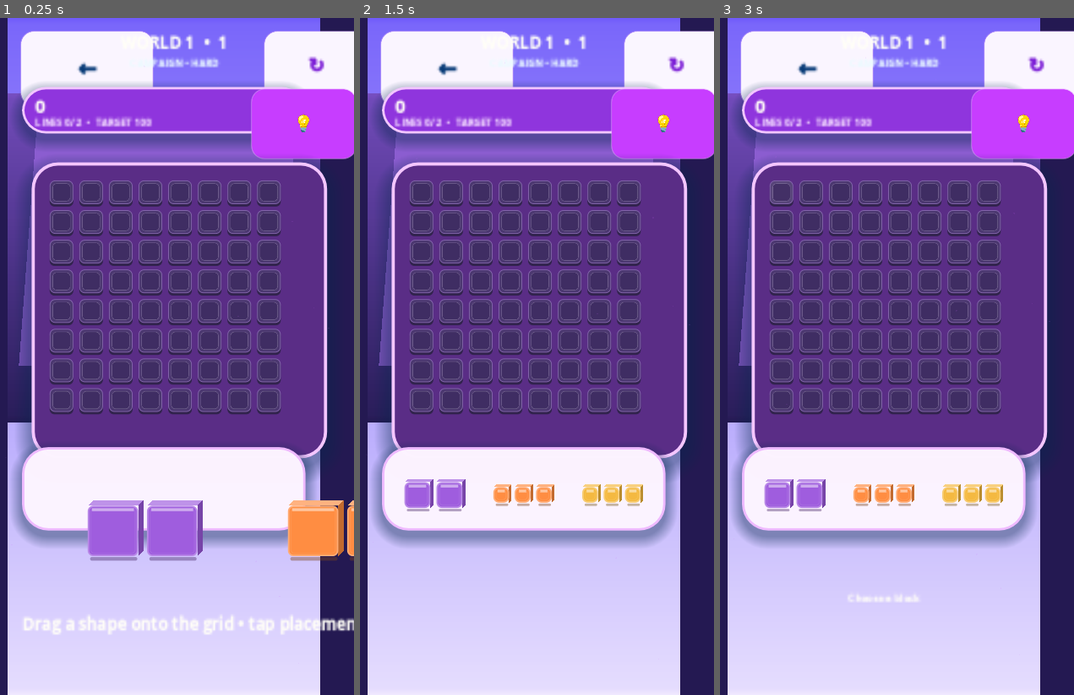
Above: before the commit, frames 1-3 (left to right).
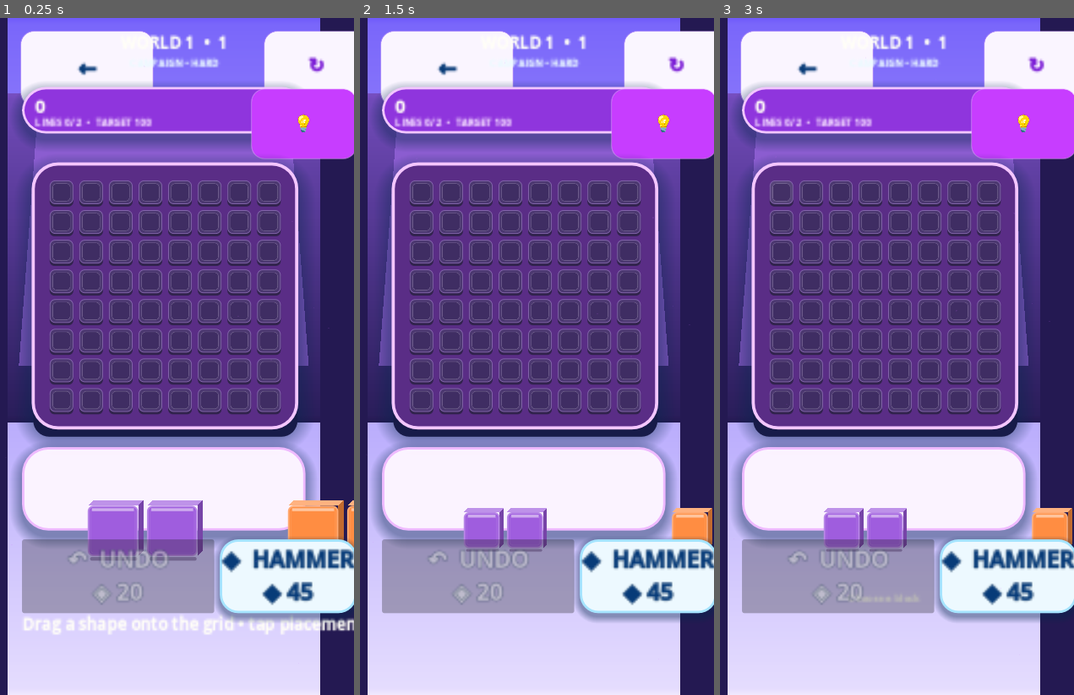
Above: after the commit, the same moments.

Repository: eghosa001/unjam
Game: Godot game, scene res://scenes/BlockPuzzle.tscn
Two runs of this game, one before a commit and one after it. Both use one fixed random seed, a clock stepped at 60 frames per second and the inputs below. This scene is started directly instead of the project's main scene.
Inputs (mouse positions are in pixels of both pictures, inside the frame that each line leads up to):
- Up to frame 1 (0.25 s): no input
- Up to frame 2 (1.5 s): click "←" at 0.5 s; click "↻" at 1.25 s
- Up to frame 3 (3 s): click "💡" at 2 s; click (780, 194) at 2.77 s

The runs differ from the first frame. In frame 1, 16% of the frame differs, in the area x 5-100%, y 21-90%; in frame 2, 19%; in frame 3, 19%.

Commit message:
Place Block boosters at Figma coordinates

Diff:
--- a/scripts/game/block_puzzle_10000.gd
+++ b/scripts/game/block_puzzle_10000.gd
@@ -38,19 +38,17 @@
 	_add_booster_bar()
 
 func _add_booster_bar() -> void:
-	if status_label == null:
-		return
-	var root := status_label.get_parent() as VBoxContainer
-	if root == null:
-		return
-	var existing := root.get_node_or_null("CampaignBoosters")
+	var canvas := find_child("FigmaBlock390x844", true, false) as Control
+	if canvas == null:
+		return
+	var existing := canvas.get_node_or_null("CampaignBoosters")
 	if existing != null:
 		return
 	var bar := HBoxContainer.new()
 	bar.name = "CampaignBoosters"
-	bar.custom_minimum_size = Vector2(0, 68)
 	bar.alignment = BoxContainer.ALIGNMENT_CENTER
-	bar.add_theme_constant_override("separation", 8)
+	bar.add_theme_constant_override("separation", 7)
+	FigmaReferenceCanvas.set_rect(bar, 18, 650, 349, 54)
 	for spec in [
 		["undo", "UNDO", "↶"],
 		["hammer", "HAMMER", "◆"],
@@ -58,18 +56,22 @@
 		["rotate", "ROTATE", "↻"],
 	]:
 		var key := String(spec[0])
-		var button := Button.new()
+		var button := FigmaReferenceCanvas.button(
+			"%s  %s\n◈ %d" % [String(spec[2]), String(spec[1]), int(BOOSTER_COSTS[key])],
+			12,
+			Color(1, 0.995, 0.97),
+			Color(0.31, 0.13, 0.55),
+			14,
+			Color(0.72, 0.52, 1.0, 0.62),
+			1
+		)
 		button.name = "Booster_%s" % key.capitalize()
-		button.text = "%s %s\n◈ %d" % [String(spec[2]), String(spec[1]), int(BOOSTER_COSTS[key])]
-		button.custom_minimum_size = Vector2(0, 66)
-		button.size_flags_horizontal = Control.SIZE_EXPAND_FILL
-		button.add_theme_font_size_override("font_size", 20)
-		Unjam3DTheme.gloss_button(button, Unjam3DTheme.PURPLE_DARK, false, 18)
+		button.custom_minimum_size = Vector2(82, 54)
+		button.size_flags_horizontal = Control.SIZE_SHRINK_BEGIN
 		button.pressed.connect(_use_booster.bind(key))
 		bar.add_child(button)
 		booster_buttons[key] = button
-	root.add_child(bar)
-	root.move_child(bar, maxi(0, status_label.get_index()))
+	canvas.add_child(bar)
 	_refresh_booster_buttons()
 	call_deferred("_fit_3d_board_layout")
 
